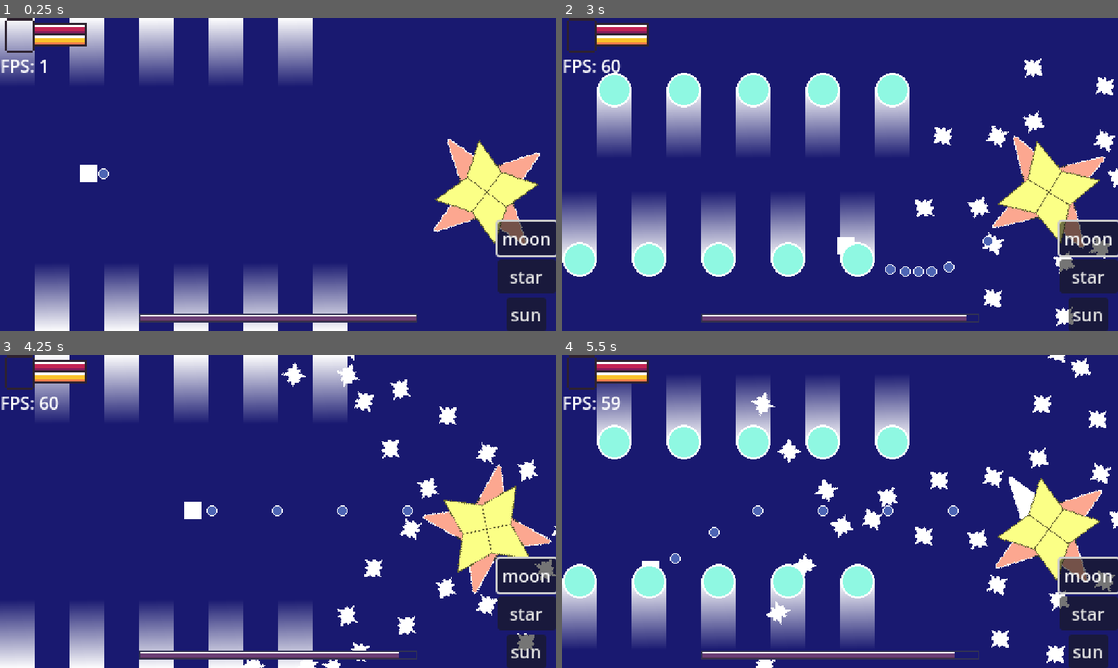
Above: before the commit, frames 1-4 (two rows, left to right).
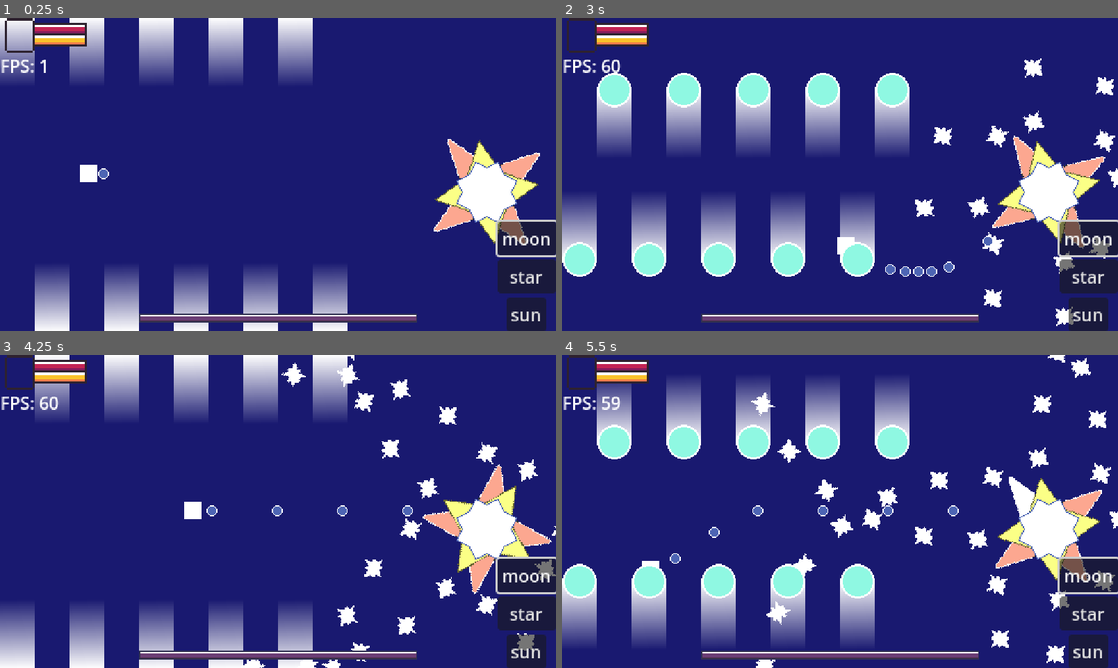
Above: after the commit, the same moments.

Repository: Amanda-Furtado/Bullet-Hell-Jam-5
Game: Godot game, scene res://Game/Worlds/TheStarLevel.tscn
Same seed, same stepped clock (60 frames per second), same inputs: the game is played once before the commit and once after it. This scene is started directly instead of the project's main scene.
Inputs:
- Up to frame 1 (0.25 s): no input
- Up to frame 2 (3 s): hold D (right_key) 0.53-1.28 s; hold S (down_key) 1.28-2.03 s; hold D (right_key) 2.03-2.78 s; hold W (up_key) from 2.78 s (still down)
- Up to frame 3 (4.25 s): release W (up_key) at 3.53 s; hold A (left_key) from 3.53 s (still down)
- Up to frame 4 (5.5 s): release A (left_key) at 5.03 s; hold S (down_key) from 5.03 s (still down)

The runs differ from the first frame. In frame 1, 1.4% of the frame differs, in the area x 82-93%, y 46-66%; in frame 2, 1.5%; in frame 3, 1.5%; in frame 4, 1.5%, in the area x 70-93%, y 46-97%.

Commit message:
the star
health fixed

Diff:
--- a/Game/Bosses/The Star/Scripts/TheStar.gd
+++ b/Game/Bosses/The Star/Scripts/TheStar.gd
@@ -1,8 +1,6 @@
 extends CharacterBody2D
 
 @onready var stats = $Stats
-@onready var total_health: int = 0
-
 
 @onready var diagonal = $Diagonal
 @onready var vertical = $Vertical
@@ -14,11 +12,21 @@
 
 func _ready() -> void:
 	for child in vertical.get_children():
-		child.stats.health_changed.connect(update_total_health)
-		child.stats.no_health.connect(rotate_manager)
+		child.stats.no_health.connect(func():
+			rotate_manager()
+			health_manager()
+			)
 	for child in diagonal.get_children():
-		child.stats.health_changed.connect(update_total_health)
-		child.stats.no_health.connect(rotate_manager)
+		child.stats.no_health.connect(func():
+			rotate_manager()
+			health_manager()
+			)
+
+
+func health_manager() -> void:
+	stats.health -= 15
+	print(stats.health)
+	stats.health_changed.emit()
 
 
 func _physics_process(_delta: float) -> void:
@@ -35,21 +43,10 @@
 			child.shoot()
 		for child in diagonal.get_children():
 			child.shoot()
-			pass
 		counter += 1
 		atk_timer.start()
 	atk_cooldown_timer.start()
 
 
-func update_total_health() -> void:
-	total_health = 0
-	for child in vertical.get_children():
-		total_health += child.stats.health
-	for child in diagonal.get_children():
-		total_health += child.stats.health
-	stats.health = total_health
-	stats.health_changed.emit()
-
-
 func rotate_manager() -> void:
 	rotate_incr += 0.01
--- a/Game/Bosses/The Star/Scripts/vertical_member.gd
+++ b/Game/Bosses/The Star/Scripts/vertical_member.gd
@@ -1,6 +1,5 @@
 extends Node2D
 
-signal got_hitted
 
 #BULLET
 @export var bullet: PackedScene
@@ -18,7 +17,6 @@
 
 func _ready() -> void:
 	stats.health_changed.connect(func():
-		got_hitted.emit()
 		shake_effect.tween_shake()
 		flash_effect.flash())
 
--- a/Game/Bosses/The Star/Scripts/x_member.gd
+++ b/Game/Bosses/The Star/Scripts/x_member.gd
@@ -1,6 +1,5 @@
 extends Node2D
 
-signal got_hitted
 
 #BULLET
 @export var bullet: PackedScene
@@ -18,7 +17,6 @@
 
 func _ready() -> void:
 	stats.health_changed.connect(func():
-		got_hitted.emit()
 		shake_effect.tween_shake()
 		flash_effect.flash())
 
--- a/Game/Bosses/The Star/TheStar.tscn
+++ b/Game/Bosses/The Star/TheStar.tscn
@@ -1,9 +1,16 @@
-[gd_scene load_steps=5 format=3 uid="uid://bhpew12gj1k16"]
+[gd_scene load_steps=10 format=3 uid="uid://bhpew12gj1k16"]
 
 [ext_resource type="Script" path="res://Game/Bosses/The Star/Scripts/TheStar.gd" id="1_nqwj5"]
 [ext_resource type="PackedScene" uid="uid://f82jftruq2wd" path="res://Game/Bosses/The Star/vertical_member.tscn" id="2_3y313"]
 [ext_resource type="PackedScene" uid="uid://x0kk1jvwp5e3" path="res://Game/Bosses/The Star/x_member.tscn" id="3_2386m"]
+[ext_resource type="Texture2D" uid="uid://cu8wi40tva7vm" path="res://Assets/Bosses/The Star/star_center.png" id="4_du8cr"]
+[ext_resource type="Script" path="res://Components/Damage/Hurt.gd" id="5_88ntx"]
 [ext_resource type="Script" path="res://Components/Stats/Stats.gd" id="5_wsf4h"]
+[ext_resource type="Script" path="res://Components/Damage/Hitbox.gd" id="6_sqm3f"]
+[ext_resource type="Script" path="res://Components/Damage/Hurtbox.gd" id="7_qranm"]
+
+[sub_resource type="CircleShape2D" id="CircleShape2D_gt4cg"]
+radius = 24.0
 
 [node name="TheStar" type="CharacterBody2D"]
 script = ExtResource("1_nqwj5")
@@ -34,6 +41,9 @@
 [node name="VDown" parent="Vertical" instance=ExtResource("2_3y313")]
 rotation = -1.57079
 
+[node name="Sprite" type="Sprite2D" parent="."]
+texture = ExtResource("4_du8cr")
+
 [node name="AtkTimer" type="Timer" parent="."]
 wait_time = 0.4
 one_shot = true
@@ -47,4 +57,27 @@
 script = ExtResource("5_wsf4h")
 health = 200
 
+[node name="Hurt" type="Node" parent="." node_paths=PackedStringArray("stats", "hurtbox")]
+script = ExtResource("5_88ntx")
+stats = NodePath("../Stats")
+hurtbox = NodePath("../Hurtbox")
+
+[node name="Hitbox" type="Area2D" parent="."]
+collision_layer = 0
+collision_mask = 4
+monitorable = false
+script = ExtResource("6_sqm3f")
+
+[node name="CollisionShape2D" type="CollisionShape2D" parent="Hitbox"]
+shape = SubResource("CircleShape2D_gt4cg")
+
+[node name="Hurtbox" type="Area2D" parent="."]
+collision_layer = 16
+collision_mask = 0
+monitoring = false
+script = ExtResource("7_qranm")
+
+[node name="CollisionShape2D" type="CollisionShape2D" parent="Hurtbox"]
+shape = SubResource("CircleShape2D_gt4cg")
+
 [connection signal="timeout" from="AtkCooldownTimer" to="." method="_on_atk_cooldown_timer_timeout"]
--- a/Game/Bosses/The Star/vertical_member.tscn
+++ b/Game/Bosses/The Star/vertical_member.tscn
@@ -52,7 +52,7 @@
 
 [node name="Stats" type="Node" parent="."]
 script = ExtResource("2_8qa4k")
-health = 25
+health = 10
 
 [node name="Hurt" type="Node" parent="." node_paths=PackedStringArray("stats", "hurtbox")]
 script = ExtResource("3_yn76u")
--- a/Game/Bosses/The Star/x_member.tscn
+++ b/Game/Bosses/The Star/x_member.tscn
@@ -55,7 +55,7 @@
 
 [node name="Stats" type="Node" parent="."]
 script = ExtResource("5_e1pqj")
-health = 25
+health = 20
 
 [node name="Hurt" type="Node" parent="." node_paths=PackedStringArray("stats", "hurtbox")]
 script = ExtResource("6_ae741")
--- a/Game/Bosses/The Sun/TheSun.tscn
+++ b/Game/Bosses/The Sun/TheSun.tscn
@@ -83,7 +83,7 @@
 
 [node name="Stats" type="Node" parent="."]
 script = ExtResource("4_gl2ej")
-health = 100
+health = 200
 
 [node name="Hurt" type="Node" parent="." node_paths=PackedStringArray("stats", "hurtbox")]
 script = ExtResource("5_cgnge")
--- a/Game/Worlds/TheStarLevel.tscn
+++ b/Game/Worlds/TheStarLevel.tscn
@@ -105,36 +105,38 @@
 
 [node name="DebugMenu" parent="CanvasLayer" instance=ExtResource("6_j0dqb")]
 
-[node name="ShootingStars" parent="." instance=ExtResource("6_agcun")]
+[node name="Starts" type="Node2D" parent="."]
+
+[node name="ShootingStars" parent="Starts" instance=ExtResource("6_agcun")]
 position = Vector2(16, 0)
 dir_vector = Vector2(0, 1)
 
-[node name="ShootingStars2" parent="." instance=ExtResource("6_agcun")]
+[node name="ShootingStars2" parent="Starts" instance=ExtResource("6_agcun")]
 position = Vector2(48, 320)
 
-[node name="ShootingStars3" parent="." instance=ExtResource("6_agcun")]
+[node name="ShootingStars3" parent="Starts" instance=ExtResource("6_agcun")]
 position = Vector2(80, 0)
 dir_vector = Vector2(0, 1)
 
-[node name="ShootingStars4" parent="." instance=ExtResource("6_agcun")]
+[node name="ShootingStars4" parent="Starts" instance=ExtResource("6_agcun")]
 position = Vector2(112, 320)
 
-[node name="ShootingStars5" parent="." instance=ExtResource("6_agcun")]
+[node name="ShootingStars5" parent="Starts" instance=ExtResource("6_agcun")]
 position = Vector2(144, 0)
 dir_vector = Vector2(0, 1)
 
-[node name="ShootingStars6" parent="." instance=ExtResource("6_agcun")]
+[node name="ShootingStars6" parent="Starts" instance=ExtResource("6_agcun")]
 position = Vector2(176, 320)
 
-[node name="ShootingStars7" parent="." instance=ExtResource("6_agcun")]
+[node name="ShootingStars7" parent="Starts" instance=ExtResource("6_agcun")]
 position = Vector2(208, 0)
 dir_vector = Vector2(0, 1)
 
-[node name="ShootingStars8" parent="." instance=ExtResource("6_agcun")]
+[node name="ShootingStars8" parent="Starts" instance=ExtResource("6_agcun")]
 position = Vector2(240, 320)
 
-[node name="ShootingStars9" parent="." instance=ExtResource("6_agcun")]
+[node name="ShootingStars9" parent="Starts" instance=ExtResource("6_agcun")]
 position = Vector2(272, 0)
 
-[node name="ShootingStars10" parent="." instance=ExtResource("6_agcun")]
+[node name="ShootingStars10" parent="Starts" instance=ExtResource("6_agcun")]
 position = Vector2(304, 320)
Binary file added: Assets/Bosses/The Star/star_center.png
Not shown, added: Assets/Bosses/The Star/star_center.png.import
